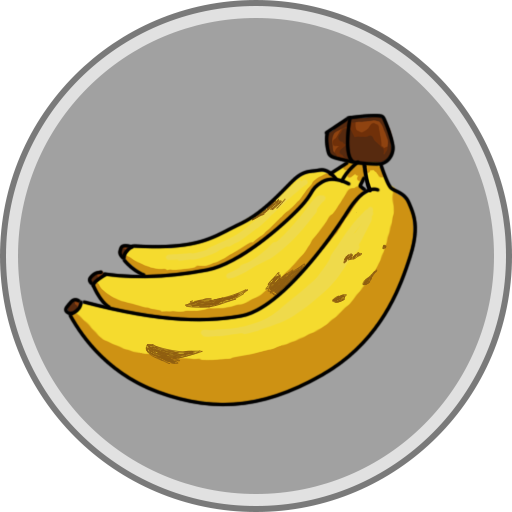
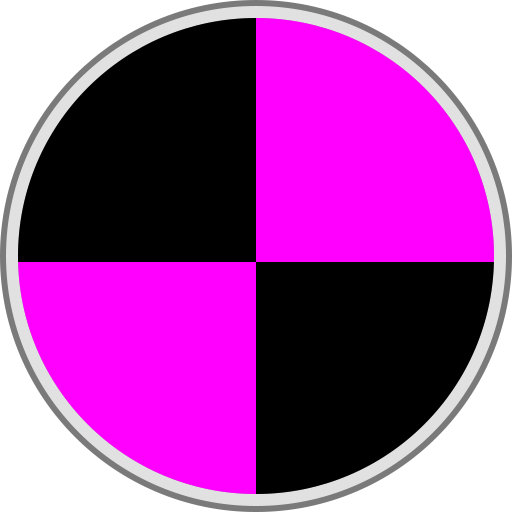
Before/after of a w=512, h=512 layered artwork. What changed in the layer stack:
hid "Banana" over [63, 113, 418, 408]
added layer "Missing" above "Rarity" over [18, 18, 494, 494]
